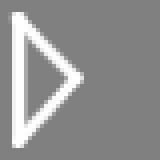
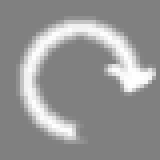
Layered file, before and after one edit (160x160). Changes by layer:
added layer "rematch" above "arrowtime" over [16,16,156,144]
hid "arrowtime" over [8,12,84,148]
